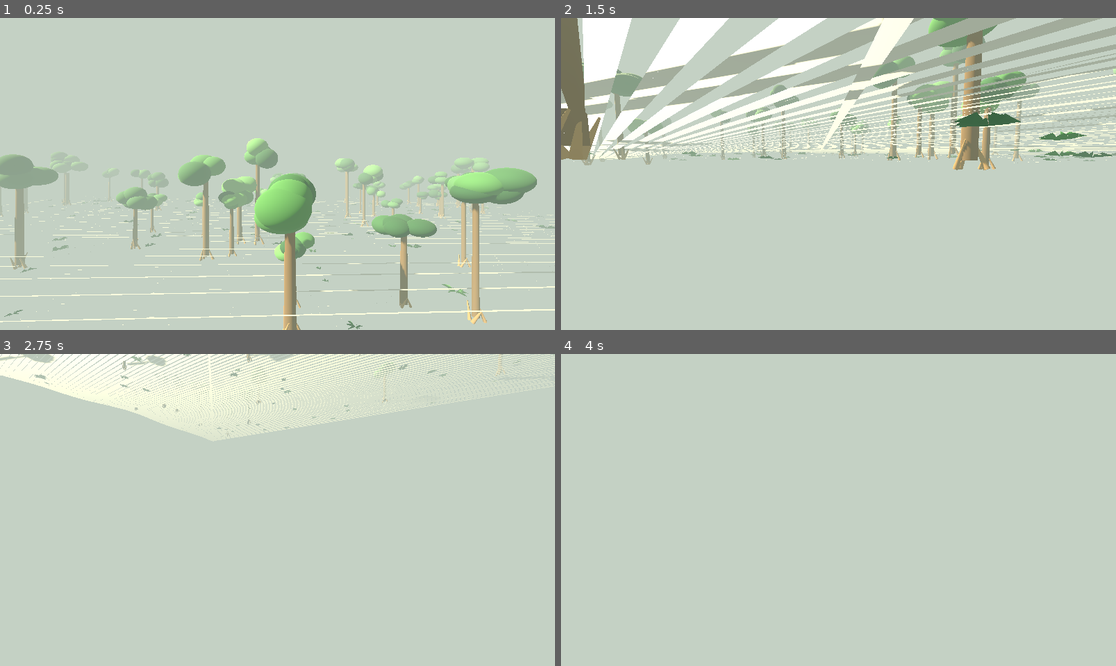
Above: before the commit, frames 1-4 (two rows, left to right).
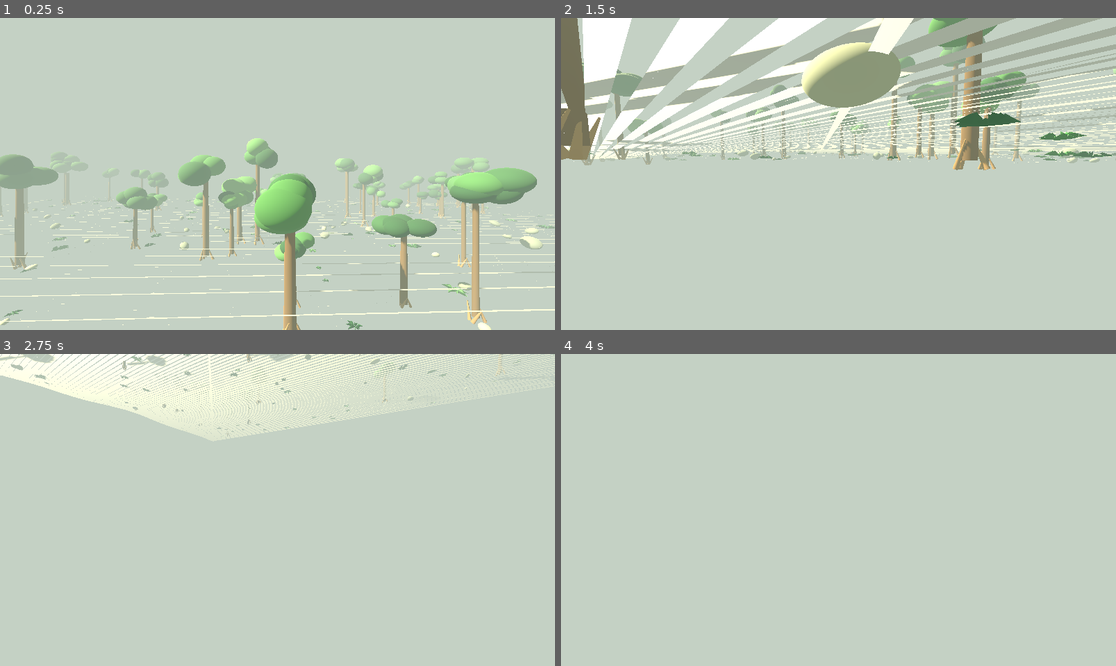
Above: after the commit, the same moments.

Repository: hexagonalslantpizza/Survival-game
Game: Godot game, scene res://scenes/main.tscn
Same seed, same stepped clock (60 frames per second), same inputs: the game is played once before the commit and once after it.
Inputs (mouse positions are in pixels of both pictures, inside the frame that each line leads up to):
- Up to frame 1 (0.25 s): no input
- Up to frame 2 (1.5 s): tap Enter at 0.5 s; move the mouse to (960, 158) at 0.52 s; hold D (move_right) 0.53-1.28 s; hold Shift (sprint) 0.53-1.28 s; click (960, 158) at 0.67 s; tap Space (jump) at 0.77 s; move the mouse to (810, 174) at 1.27 s; hold W (move_forward) from 1.28 s (still down); tap Shift (sprint) at 1.35 s
- Up to frame 3 (2.75 s): keep holding W (move_forward); tap Space (jump) at 1.52 s; move the mouse to (288, 503) at 2.02 s; hold Shift (sprint) from 2.03 s (still down)
- Up to frame 4 (4 s): keep holding W (move_forward); move the mouse to (832, 516) at 2.77 s; release Shift (sprint) at 2.78 s; tap Shift (sprint) at 2.85 s; click (832, 516) at 2.92 s; tap Space (jump) at 3.02, 3.77 s; move the mouse to (877, 513) at 3.52 s; hold Shift (sprint) from 3.53 s (still down)

The runs differ from the first frame. In frame 1, 0.6% of the frame differs, in the area x 0-100%, y 58-100%; in frame 2, 2.8%, in the area x 1-100%, y 7-47%; in frame 3, 0.1%; in frame 4, nothing differs.
Error before the commit: Invalid assignment of property or key 'receive_shadow' with value of type 'bool' on a base object of type 'MeshInstance3D'. (res://scripts/world/world_generato…

Commit message:
Tighten Godot migration scripts and setup notes

Diff:
--- a/GodotProject/scripts/world/world_generator.gd
+++ b/GodotProject/scripts/world/world_generator.gd
@@ -57,6 +57,8 @@
 		_material(Color(0.28, 0.45, 0.26), 0.9),
 		_material(Color(0.14, 0.29, 0.19), 0.95)
 	]
+	for material in fern_materials:
+		material.cull_mode = BaseMaterial3D.CULL_DISABLED
 	rock_materials = [
 		_material(Color(0.47, 0.48, 0.43), 0.96),
 		_material(Color(0.40, 0.42, 0.38), 1.0)
@@ -240,7 +242,6 @@
 	rock.material_override = rock_materials[random.randi_range(0, rock_materials.size() - 1)]
 	rock.scale = Vector3(scale_factor * random.randf_range(0.9, 1.4), scale_factor * random.randf_range(0.55, 0.9), scale_factor * random.randf_range(0.8, 1.25))
 	rock.cast_shadow = GeometryInstance3D.SHADOW_CASTING_SETTING_ON
-	rock.receive_shadow = true
 	group.add_child(rock)
 
 	var body := StaticBody3D.new()
